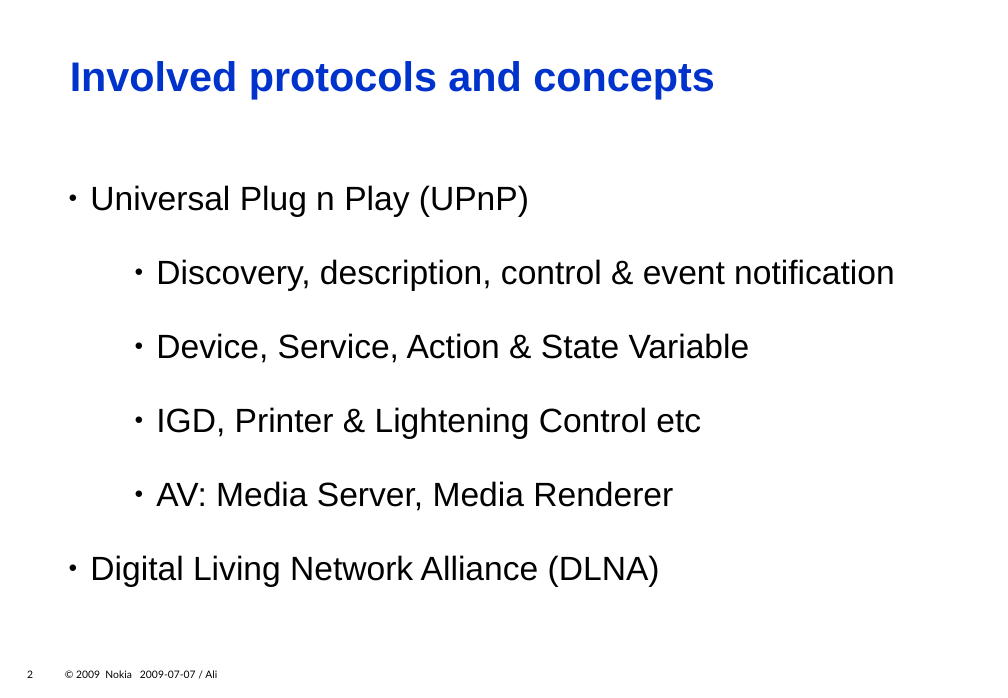
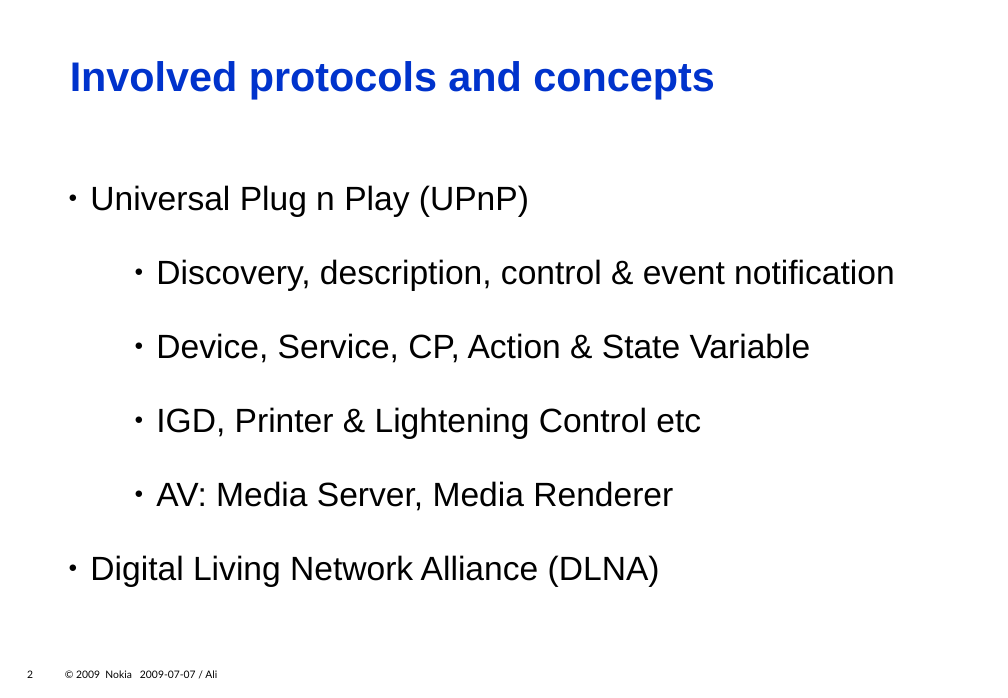
Before and after one commit to zeenix/rygel-presentation-2009, a slide deck: slide 2 of slides.odp. Drawn at 1008x698 pixels with LibreOffice and Linux fonts; fonts in the diff are those of the drawing; background and template pictures are left out. Boxes give left, top, right and bottom in pixels: in the first picture for what was removed or moved away, otherwise in the second. Text is boxed around its words. In the diff, an @@ line names an element or a change of style, - is before the commit and + after.

Commit message:
Add CP to "Involved protocols and concepts"

```diff
--- a/slides.odp
+++ b/slides.odp
@@ text at (x1=156, y1=333, x2=811, y2=363): text changed @@
-        ● Device, Service, Action & State Variable
+        ● Device, Service, CP, Action & State Variable
```
